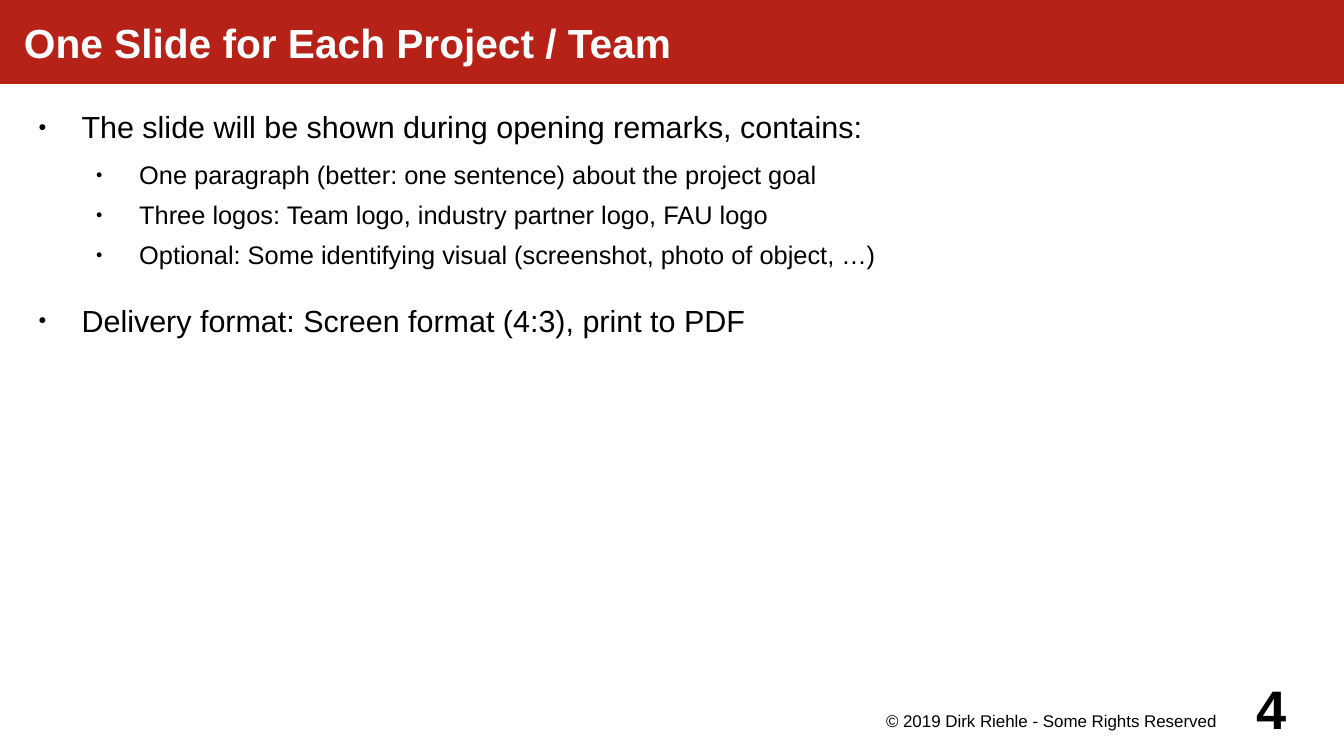
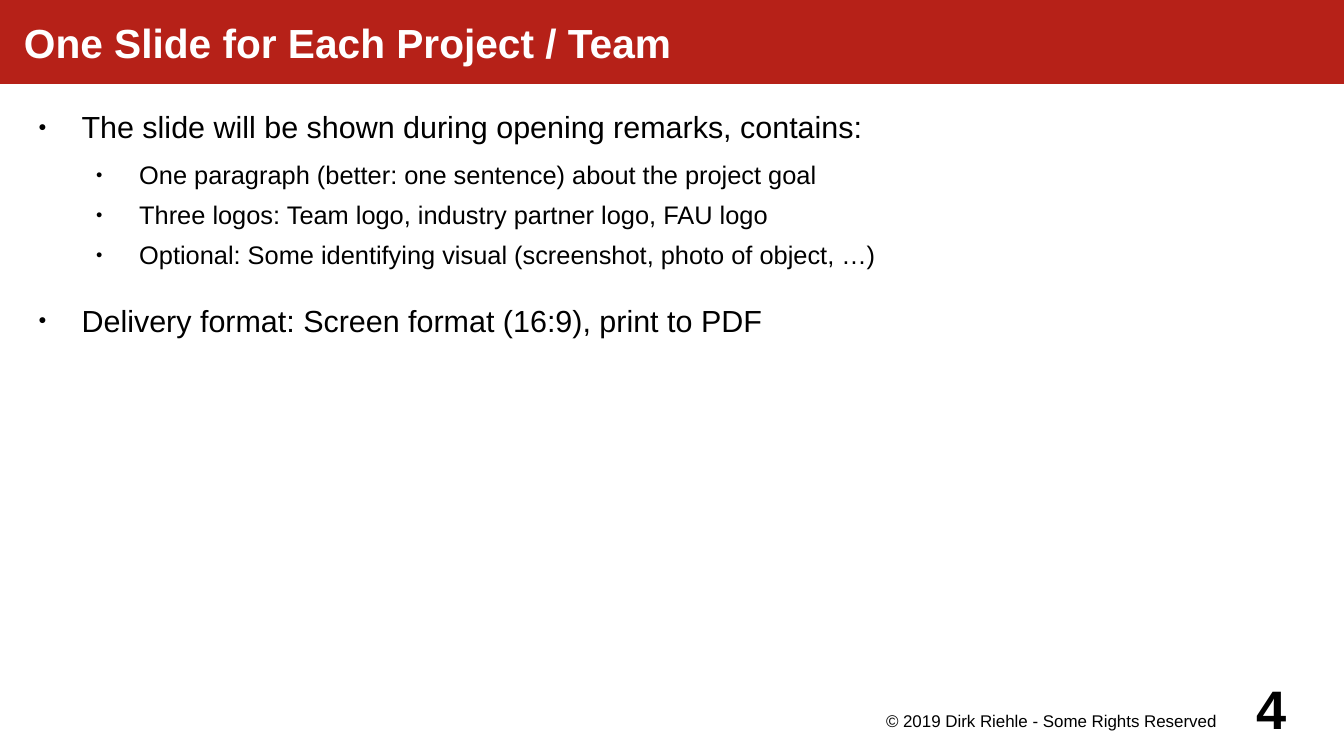
Before and after one commit to dirkriehle/amos-course, a slide deck: slide 4 of Lecture slides/AMOS H01 - Demo Day Preparation.odp. Drawn at 1344x756 pixels with LibreOffice and Linux fonts; fonts in the diff are those of the drawing. Boxes give left, top, right and bottom in pixels: in the first picture for what was removed or moved away, otherwise in the second. Text is boxed around its words. In the diff, an @@ line names an element or a change of style, - is before the commit and + after.

```diff
--- a/Lecture slides/AMOS H01 - Demo Day Preparation.odp
+++ b/Lecture slides/AMOS H01 - Demo Day Preparation.odp
@@ text at bbox=[82, 310, 762, 338]: text changed @@
-● Delivery format: Screen format (4:3), print to PDF
+● Delivery format: Screen format (16:9), print to PDF
```
Also in this commit, not shown: 2 slides added, 1 other file.
